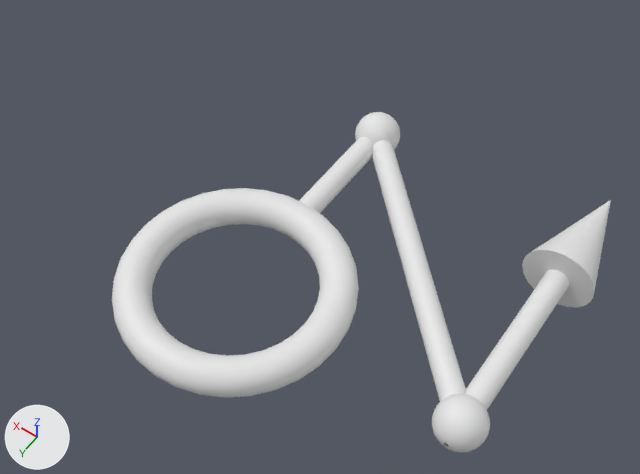
The OBJ model Assets/Modules/Azure/Assets/Arrows/Arrow-050.obj, before and after one commit.
Before and after are seen from a camera (50 mm lens) standing at (-1.41, 1.42, 2.83) and looking at (-0.11, -0.41, -0.04). Arrows for +X, +Y and +Z are at lower left; the lights stay in place. Where no turn or scale is listed for an object, it has been applied to the vertices. Vertices at the same position are counted once.

In view in the first picture: 'Arrow-050'.
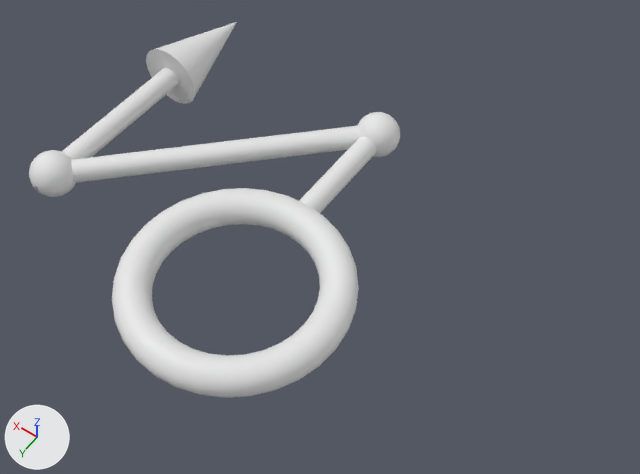
Changed parts and their boxes [x1, y1, x2, y2] in the pictures (640 x 474 px; the box of a moved part takes in the faces that stretch with it):
'Arrow-050', reshaped (26% narrower, 11% taller)
    before: [112, 112, 611, 452]
    after: [29, 22, 400, 398]
part 1 of me_arrow_050, moved or reshaped
    before: [466, 269, 570, 410]
    after: [62, 68, 178, 159]
part 2 of me_arrow_050, moved or reshaped
    before: [522, 200, 611, 307]
    after: [146, 22, 237, 104]
part 3 of me_arrow_050, added
    after: [29, 150, 76, 197]
part 4 of me_arrow_050, deleted
    before: [432, 394, 490, 452]
part 5 of me_arrow_050, moved or reshaped
    before: [372, 140, 466, 401]
    after: [71, 126, 360, 183]

Patch to the scene script:
```diff
--- a/Assets/Modules/Azure/Assets/Arrows/Arrow-050.obj.py
+++ b/Assets/Modules/Azure/Assets/Arrows/Arrow-050.obj.py
@@ me_arrow_050 @@
 # used by ob_arrow_050; location = (0.0, 0.0, 0.0)
-me_arrow_050.from_pydata(...)  # 3283 vertices, 3143 faces; spans x -1.15..0.47, y -1.25..0.47, z -0.15..0.15
+me_arrow_050.from_pydata(...)  # 3282 vertices, 3143 faces; spans x -0.47..1.15, y -1.25..0.47, z -0.15..0.15
+# me_arrow_050 part 1: the loose piece of 64 vertices spanning x -1.05..-0.95, y -1.0..0.0, z -0.05..0.05 is turned 180 degrees about the y axis through the mesh origin
+# me_arrow_050 part 2: the loose piece of 33 vertices spanning x -1.15..-0.85, y -1.25..-0.75, z -0.15..0.15 is turned 180 degrees about the y axis through the mesh origin
+# me_arrow_050 part 3: a new loose piece of 1009 vertices spanning x 0.9..1.1, y -0.1..0.1, z -0.1..0.1
+# me_arrow_050 part 4: the loose piece of 1010 vertices spanning x -1.1..-0.9, y -0.1..0.1, z -0.1..0.1 is deleted
+# me_arrow_050 part 5
+# 62 vertices are removed from x -1.04..0.04, y -1.04..0.04, z -0.05..0.05
+# 106 faces are deleted
+# 4 vertices move within x -0.02..0.02, y -1.1..-0.9, z 0.0
+# 34 vertices are added at x -0.04..1.02, y -1.04..0.03, z -0.05..0.05
+# 28 new vertices lie (1.0, 1.0, 0.0) away from vertices in x -0.04..0.04, y -1.04..-0.96, z -0.05..0.05
+# 106 new faces join them
```
